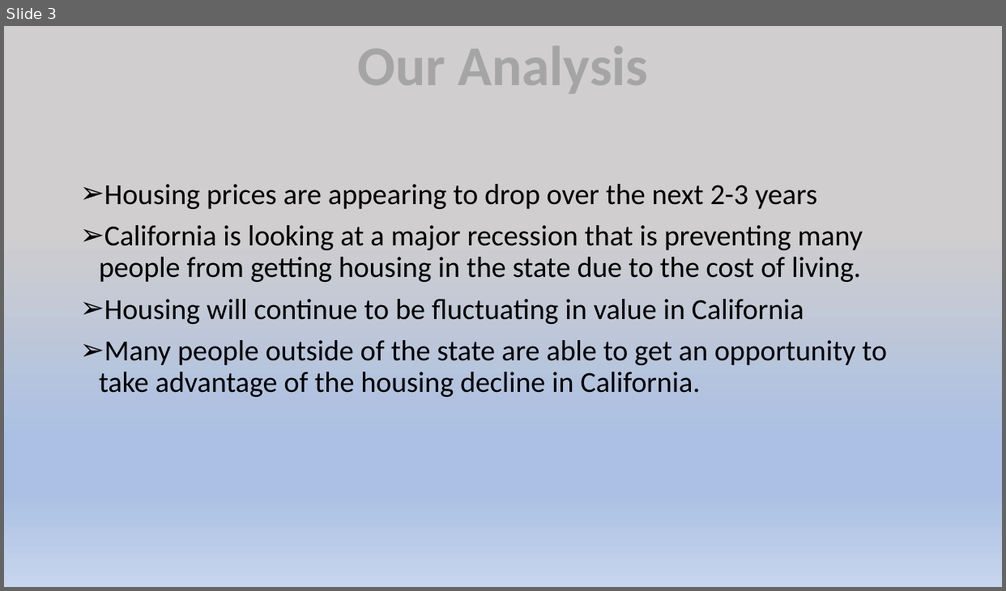
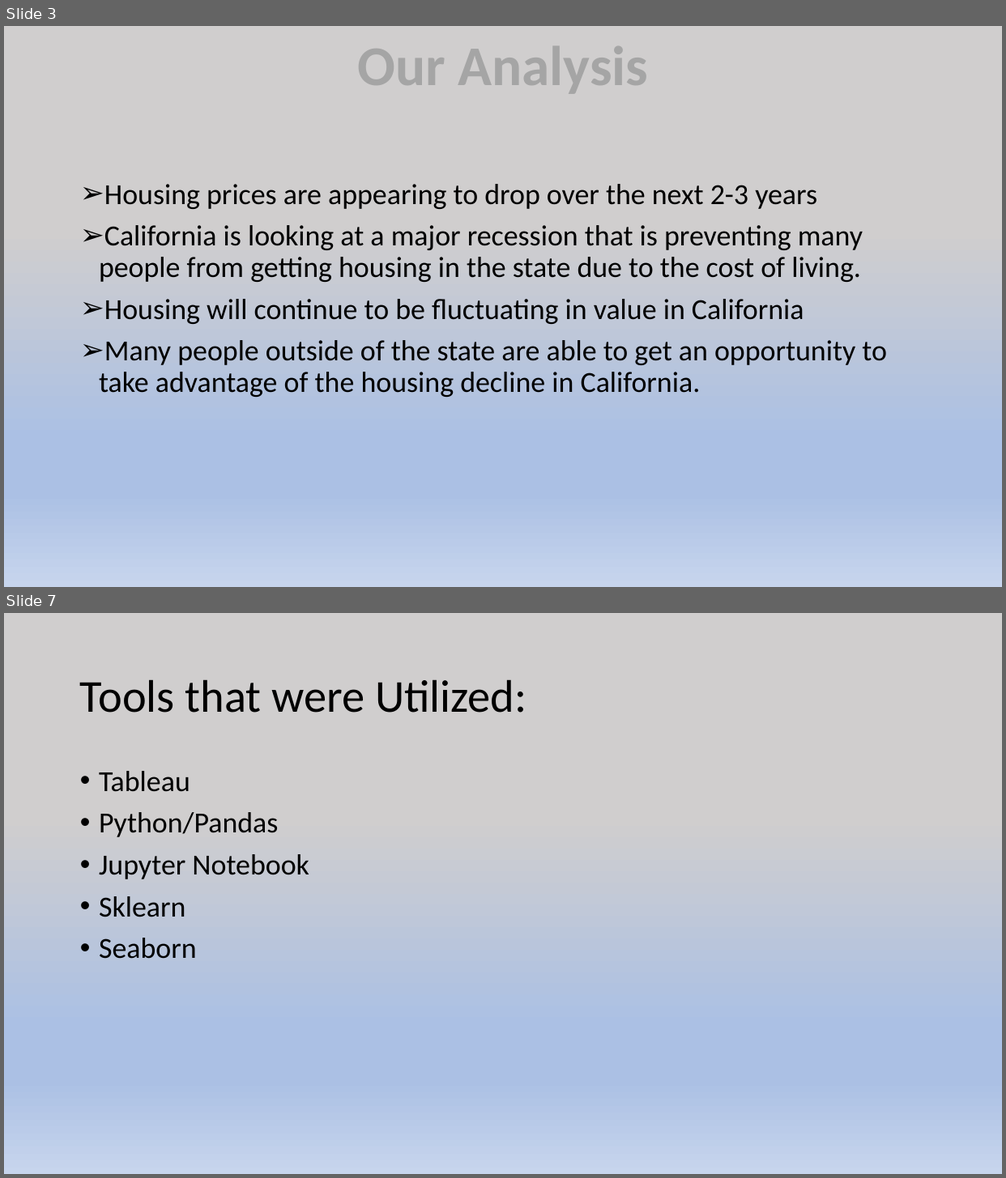
Before and after one commit to BryceJones88/Final_Project, a slide deck: Final_Project/Housing_Final_Presentation.pptx. Shown one above the other, each under a label of ours: slide 3 before the commit, slides 3 and 7 after it; the slides between them are not shown. The pictures are 1006x591 and 1006x1178 pixels, drawn with LibreOffice and Linux fonts; fonts in the diff are those of the drawing. Boxes give left, top, right and bottom in pixels: in the first picture for what was removed or moved away, otherwise in the second. Text is boxed around its words. In the diff, an @@ line names an element or a change of style, - is before the commit and + after.

```diff
--- a/Final_Project/Housing_Final_Presentation.pptx
+++ b/Final_Project/Housing_Final_Presentation.pptx
@@ slide 7 added at [4,613,1002,1174], background gradient #D0CECE to #ABC0E4 to #C7D5ED @@
@@ title added at [80,679,526,713], 44 pt, text #000000 @@
+Tools that were Utilized:
@@ text added at [99,771,309,959], 28 pt, text #000000 @@
+• Tableau
+• Python/Pandas
+• Jupyter Notebook
+• Sklearn
+• Seaborn
```
Also in this commit, not shown: 1 slide changed, 2 other slides added, 3 slides removed.
